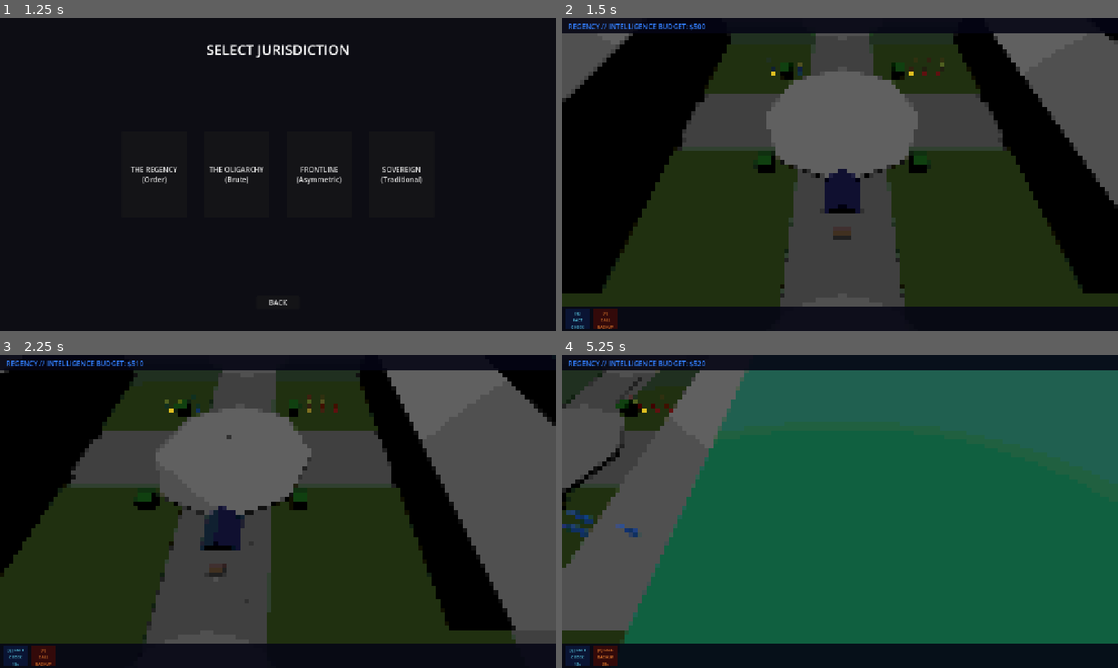
Above: before the commit, frames 1-4 (two rows, left to right).
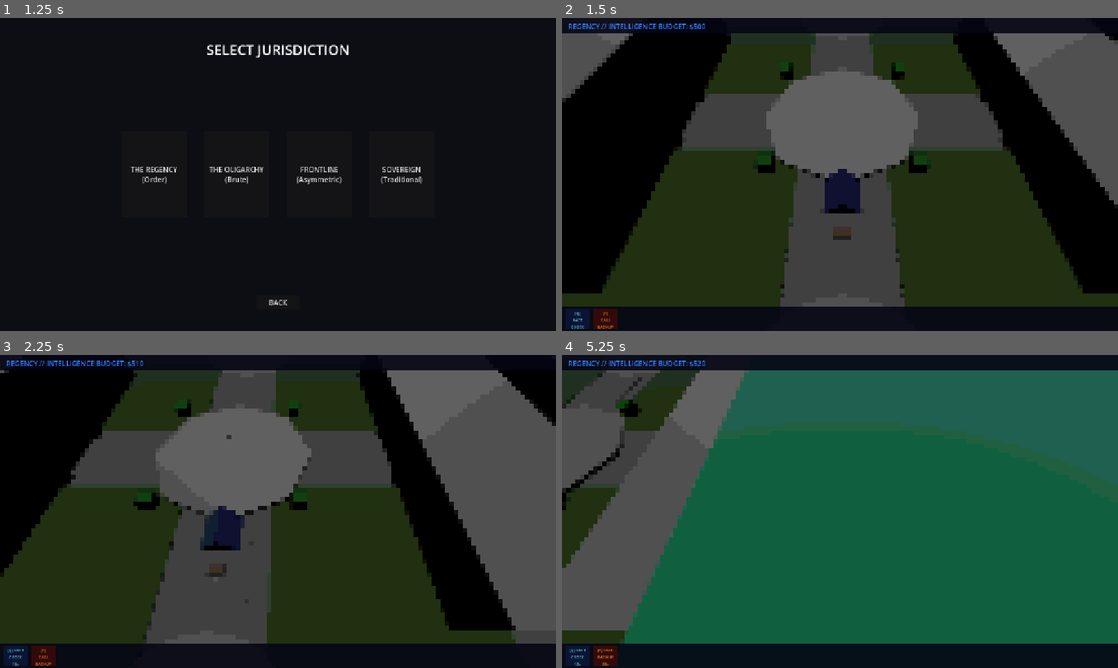
Above: after the commit, the same moments.

Repository: grantl12/rts
Game: Godot game, scene res://scenes/ui/main_menu.tscn
Two runs of this game, one before a commit and one after it. Both use one fixed random seed, a clock stepped at 60 frames per second and the inputs below.
Inputs (mouse positions are in pixels of both pictures, inside the frame that each line leads up to):
- Up to frame 1 (1.25 s): click "INITIATE NEW AUDIT" at 0.5 s
- Up to frame 2 (1.5 s): click "THE REGENCY (Order)" at 1.25 s
- Up to frame 3 (2.25 s): tap Enter at 2 s; move the mouse to (400, 495) at 2.02 s; hold Right (ui_right) from 2.03 s (still down); tap Q at 2.1 s; click (400, 495) at 2.17 s
- Up to frame 4 (5.25 s): move the mouse to (728, 527) at 2.77 s; release Right (ui_right) at 2.78 s; hold Down (ui_down) 2.78-3.53 s; tap E at 2.85, 4.35 s; move the mouse to (895, 442) at 3.52 s; hold Right (ui_right) 3.53-4.28 s; tap Q at 3.6, 5.1 s; move the mouse to (812, 574) at 4.27 s; hold Up (ui_up) 4.28-5.03 s; click (812, 574) at 4.42 s; tap Space at 5 s; move the mouse to (1006, 558) at 5.02 s; hold Left (ui_left) from 5.03 s (still down)

Frame 1 is identical in both runs. In frame 2, 0.1% of the frame differs, in the area x 37-69%, y 14-19%; in frame 3, 0.1%; in frame 4, 0.4%, in the area x 0-20%, y 14-59%.
Error after the commit: Parse Error: Cannot assign a value of type "CanvasItem.TextureFilter" as "BaseMaterial3D.TextureFilter". (res://scripts/units/unit.gd:100)

Commit message:
feat: add 2D Sprite Billboard support for Units and design spec

Diff:
--- a/client/scripts/resources/unit_resource.gd
+++ b/client/scripts/resources/unit_resource.gd
@@ -8,6 +8,8 @@
 @export var unit_name: String = "Unknown Unit"
 @export var unit_type: String = "Infantry"
 @export var faction: String = "Neutral"
+@export var sprite_texture: Texture2D
+@export var sprite_scale: float = 1.0
 
 @export_group("Vitality & Bureaucracy")
 @export var max_vitality: float = 100.0
--- a/client/scripts/units/unit.gd
+++ b/client/scripts/units/unit.gd
@@ -23,6 +23,7 @@
 var _head_material: StandardMaterial3D
 var _base_color: Color
 var _health_label: Label3D
+var _sprite: Sprite3D
 var _bars_dirty: bool = false
 
 func _ready():
@@ -41,33 +42,10 @@
 func _build_visuals():
 	_base_color = _get_faction_color()
 
-	# Body — slim capsule, faction colored
-	var body = MeshInstance3D.new()
-	var capsule = CapsuleMesh.new()
-	capsule.radius = 0.22
-	capsule.height = 1.1
-	_body_material = StandardMaterial3D.new()
-	_body_material.albedo_color = _base_color
-	_body_material.emission_enabled = true
-	_body_material.emission = _base_color * 0.4
-	body.mesh = capsule
-	body.material_override = _body_material
-	body.position.y = 0.7
-	add_child(body)
-
-	# Head sphere
-	var head = MeshInstance3D.new()
-	var sphere = SphereMesh.new()
-	sphere.radius = 0.2
-	sphere.height = 0.4
-	_head_material = StandardMaterial3D.new()
-	_head_material.albedo_color = _base_color.lightened(0.25)
-	_head_material.emission_enabled = true
-	_head_material.emission = _base_color * 0.3
-	head.mesh = sphere
-	head.material_override = _head_material
-	head.position.y = 1.5
-	add_child(head)
+	if data and data.sprite_texture:
+		_build_sprite_visuals()
+	else:
+		_build_mesh_visuals()
 
 	# Soul leader crown indicator
 	if is_soul_leader:
@@ -83,7 +61,7 @@
 		crown_mat.shading_mode = BaseMaterial3D.SHADING_MODE_UNSHADED
 		crown.mesh = crown_mesh
 		crown.material_override = crown_mat
-		crown.position.y = 1.78
+		crown.position.y = 2.0 if _sprite else 1.78
 		add_child(crown)
 
 	# Base ring
@@ -110,9 +88,47 @@
 	_health_label.font_size = 7
 	_health_label.outline_size = 2
 	_health_label.billboard = BaseMaterial3D.BILLBOARD_ENABLED
-	_health_label.position = Vector3(0, 1.95, 0)
+	_health_label.position = Vector3(0, 2.2 if _sprite else 1.95, 0)
 	add_child(_health_label)
 	_update_bars()
+
+func _build_sprite_visuals():
+	_sprite = Sprite3D.new()
+	_sprite.texture = data.sprite_texture
+	_sprite.billboard = BaseMaterial3D.BILLBOARD_ENABLED
+	_sprite.pixel_size = 0.01 * data.sprite_scale
+	_sprite.texture_filter = CanvasItem.TEXTURE_FILTER_NEAREST # Keep it pixelated
+	_sprite.position.y = 1.0 # Lift off ground
+	add_child(_sprite)
+
+func _build_mesh_visuals():
+	# Body — slim capsule, faction colored
+	var body = MeshInstance3D.new()
+	var capsule = CapsuleMesh.new()
+	capsule.radius = 0.22
+	capsule.height = 1.1
+	_body_material = StandardMaterial3D.new()
+	_body_material.albedo_color = _base_color
+	_body_material.emission_enabled = true
+	_body_material.emission = _base_color * 0.4
+	body.mesh = capsule
+	body.material_override = _body_material
+	body.position.y = 0.7
+	add_child(body)
+
+	# Head sphere
+	var head = MeshInstance3D.new()
+	var sphere = SphereMesh.new()
+	sphere.radius = 0.2
+	sphere.height = 0.4
+	_head_material = StandardMaterial3D.new()
+	_head_material.albedo_color = _base_color.lightened(0.25)
+	_head_material.emission_enabled = true
+	_head_material.emission = _base_color * 0.3
+	head.mesh = sphere
+	head.material_override = _head_material
+	head.position.y = 1.5
+	add_child(head)
 
 func _get_faction_color() -> Color:
 	match data.faction:
@@ -123,11 +139,19 @@
 	return Color(0.6, 0.6, 0.6)
 
 func apply_soul_visuals():
-	if _body_material:
+	if _sprite:
+		_sprite.modulate = Color(1.2, 1.1, 0.8) # Slight golden tint
+	elif _body_material:
 		_body_material.emission = Color(1.0, 0.85, 0.2) * 0.9
 
 func set_selected(value: bool):
 	is_selected = value
+
+	if _sprite:
+		_sprite.modulate = Color(0.5, 1.5, 1.0) if value else Color(1, 1, 1)
+		if not value and is_soul_leader: apply_soul_visuals()
+		return
+
 	if not _body_material:
 		return
 	if value:
@@ -214,13 +238,23 @@
 	is_suppressed = true
 	_status_label.text = "█ RED TAPE █"
 	_status_label.modulate = Color(1.0, 0.15, 0.15)
+
+	if _sprite:
+		_sprite.modulate = Color(0.4, 0.4, 0.4)
+
 	if _body_material:
 		_body_material.albedo_color = Color(0.35, 0.35, 0.35)
 	if _head_material:
 		_head_material.albedo_color = Color(0.35, 0.35, 0.35)
+
 	await get_tree().create_timer(3.0).timeout
 	is_suppressed = false
 	_status_label.text = ""
+
+	if _sprite:
+		_sprite.modulate = Color(1, 1, 1)
+		if is_soul_leader: apply_soul_visuals()
+
 	if _body_material:
 		_body_material.albedo_color = _base_color
 	if _head_material:
Not shown, added: docs/UNIT_SPRITE_SPEC.md
